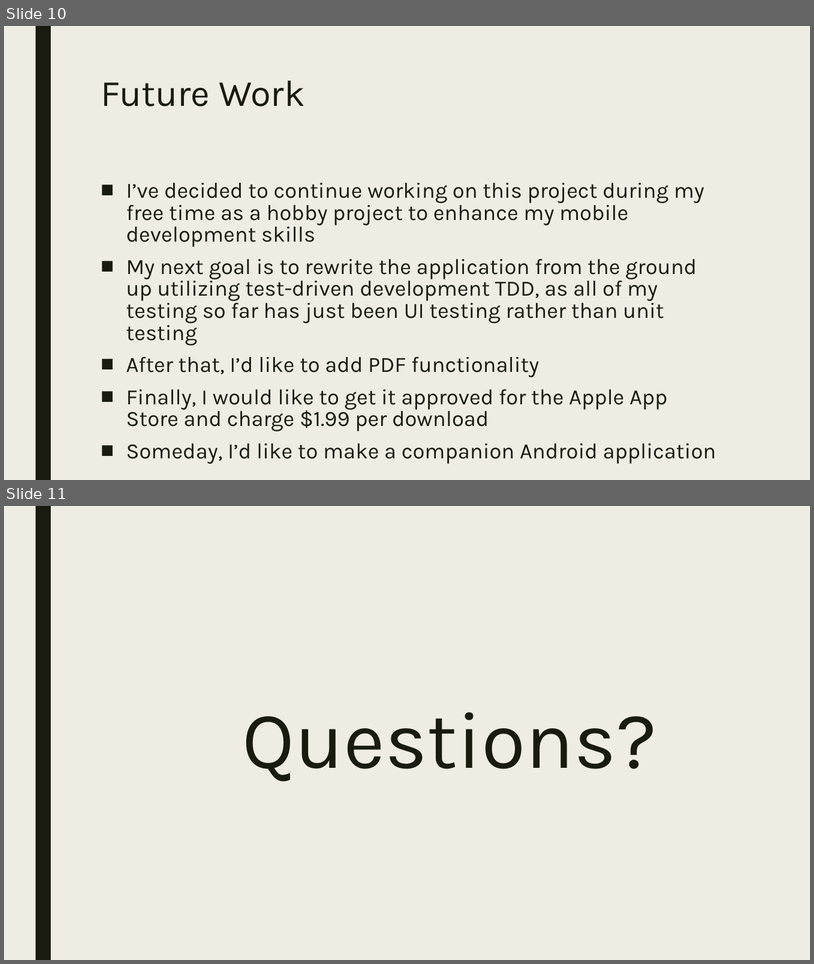
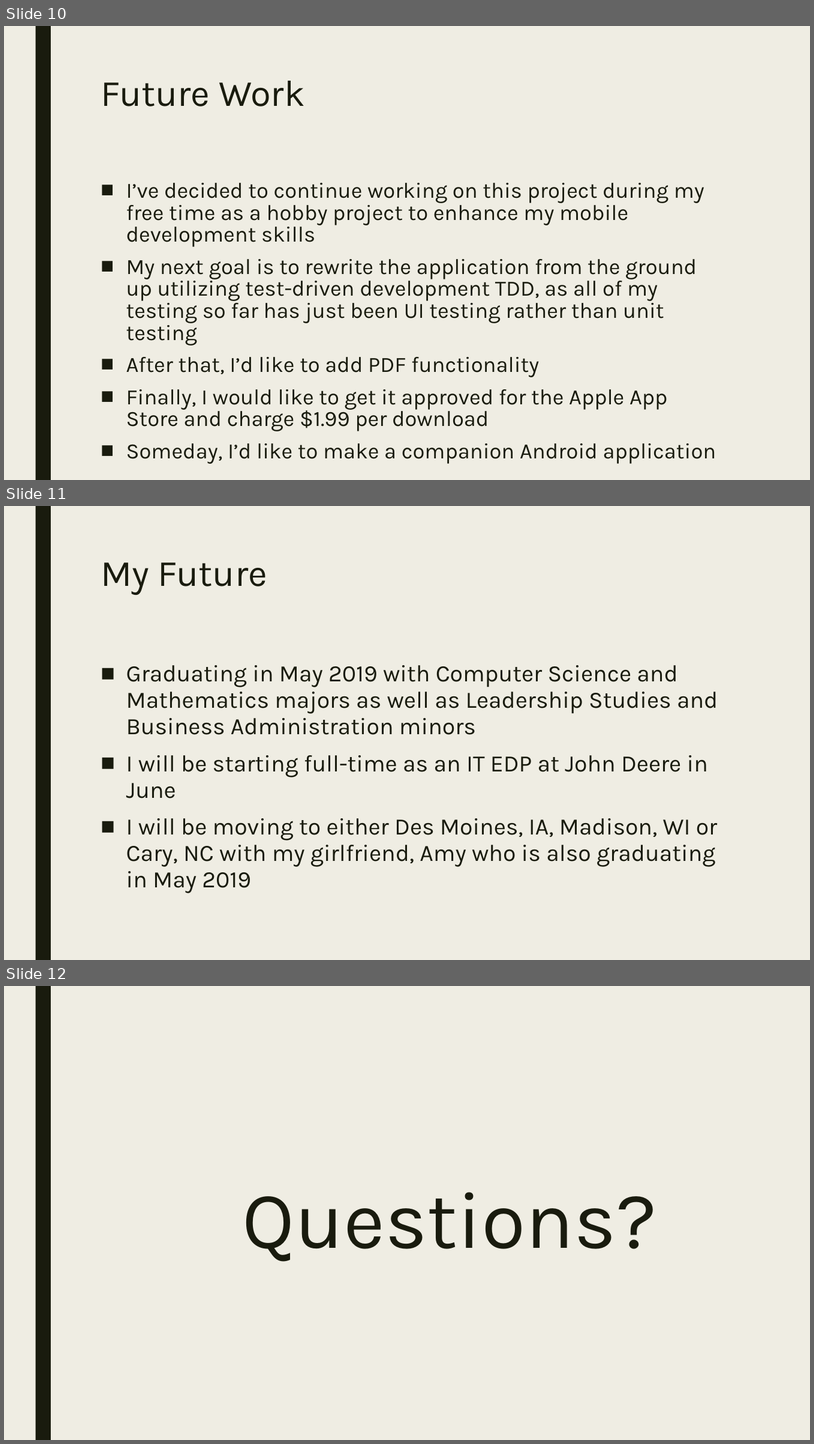
Before and after one commit to Martin4Kansas/iCruit, a slide deck: Addtional Files/iCruit.pptx. Shown one above the other, each under a label of ours: slides 10 and 11 before the commit, slides 10, 11 and 12 after it. The pictures are 814x964 and 814x1444 pixels, drawn with LibreOffice and Linux fonts; fonts in the diff are those of the drawing. Boxes give left, top, right and bottom in pixels: in the first picture for what was removed or moved away, otherwise in the second. Text is boxed around its words. In the diff, an @@ line names an element or a change of style, - is before the commit and + after.

```diff
--- a/Addtional Files/iCruit.pptx
+++ b/Addtional Files/iCruit.pptx
@@ slide 11 added at (4, 506, 810, 960), background #EFEDE3; not listed: 1 template element that a slide beside it also shows @@
@@ title added at (101, 562, 267, 595), 44 pt, text #191B0E @@
+My Future
@@ text added at (126, 665, 718, 893), 28 pt, text #191B0E @@
+■ Graduating in May 2019 with Computer Science and Mathematics majors as well as Leadership Studies and Business Administration minors
+■ I will be starting full-time as an IT EDP at John Deere in June
+■ I will be moving to either Des Moines, IA, Madison, WI or Cary, NC with my girlfriend, Amy who is also graduating in May 2019
@@ what was slide 11 is now slide 12 @@
```
Also in this commit, not shown: 4 slides changed.
